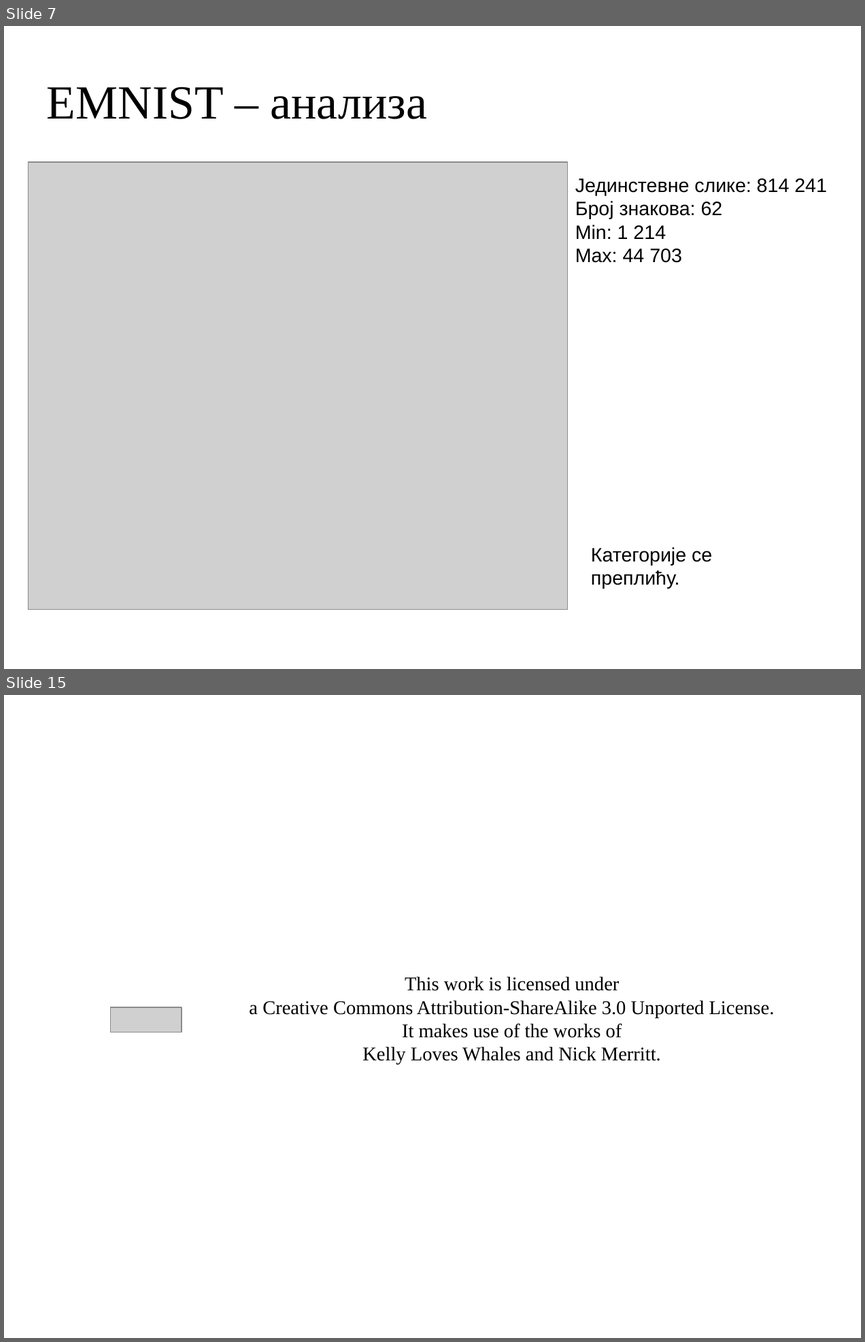
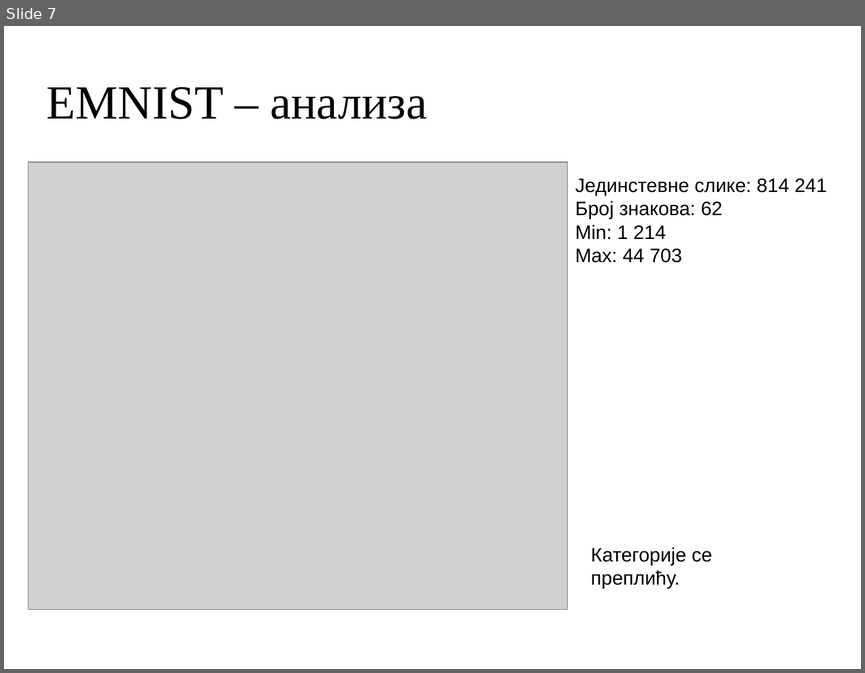
Before and after one commit to MihailoVukorep/mitnop_proj, a slide deck: docs/presentation.odp. Shown one above the other, each under a label of ours: slides 7 and 15 before the commit, slide 7 after it; the slides between them are not shown. The pictures are 865x1342 and 865x673 pixels, drawn with LibreOffice and Linux fonts; fonts in the diff are those of the drawing; grey boxes stand for pictures; background and template pictures are left out. Boxes give left, top, right and bottom in pixels: in the first picture for what was removed or moved away, otherwise in the second. Text is boxed around its words. In the diff, an @@ line names an element or a change of style, - is before the commit and + after.

```diff
--- a/docs/presentation.odp
+++ b/docs/presentation.odp
@@ slide 15 removed at <box>4,695,861,1338</box>, background picture (left out) @@
@@ title removed at <box>249,977,774,1064</box> @@
-This work is licensed under
-a Creative Commons Attribution-ShareAlike 3.0 Unported License.
-It makes use of the works of
-Kelly Loves Whales and Nick Merritt.
@@ picture removed at <box>111,1008,182,1032</box> @@
```
Also in this commit, not shown: 3 slides changed, 10 slides added, 6 other slides removed, 3 other files.
